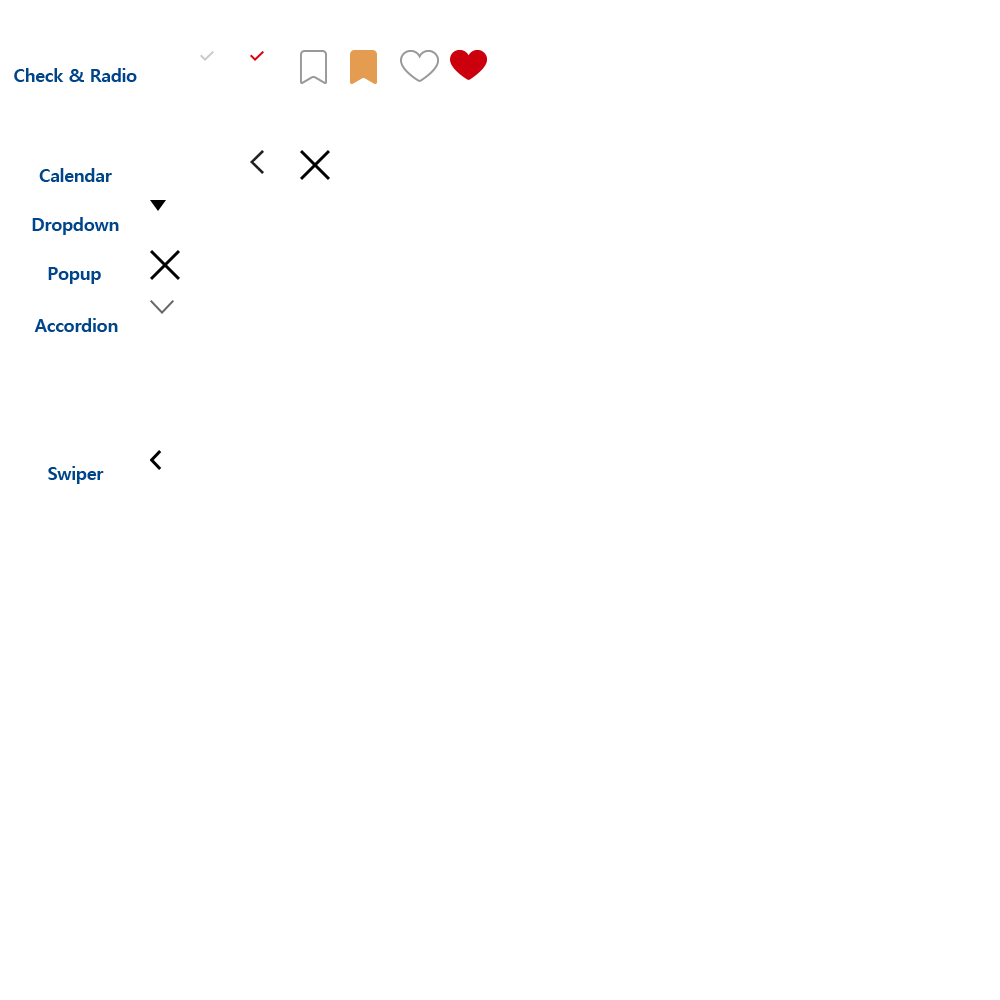
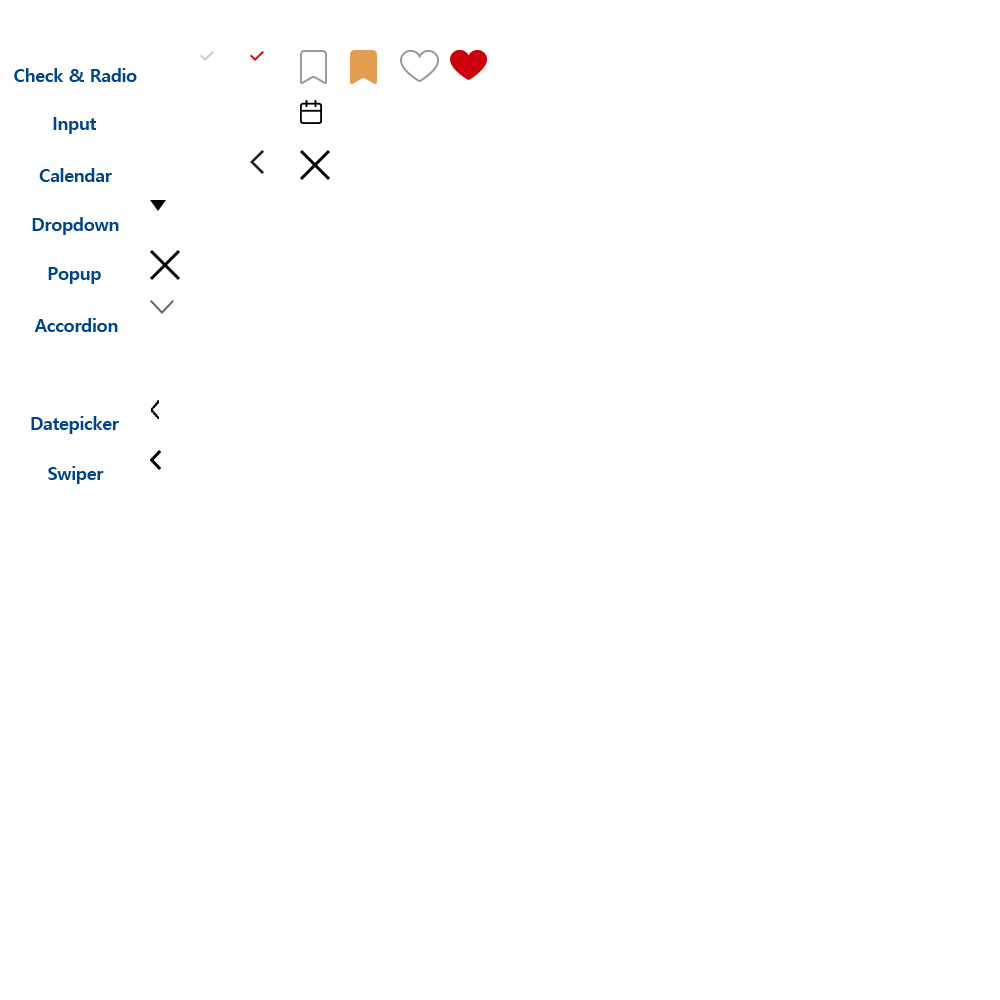
Revision of a layered 1000x1000 image; what changed, layer by layer:
added group "Accordion 복사" with 2 layers above "Accordion" over [31, 400, 159, 434]
added layer "레이어 58" in group "Accordion 복사" over [151, 400, 159, 419]
added layer "Datepicker" in group "Accordion 복사" over [31, 416, 119, 434]
renamed "Input File" to "Input", showed the group it (4 layers) over [53, 100, 322, 134]
added layer "레이어 57" in group "Input" over [300, 100, 322, 124]
renamed "Input File" to "Input", painted on it over [53, 117, 96, 134]
